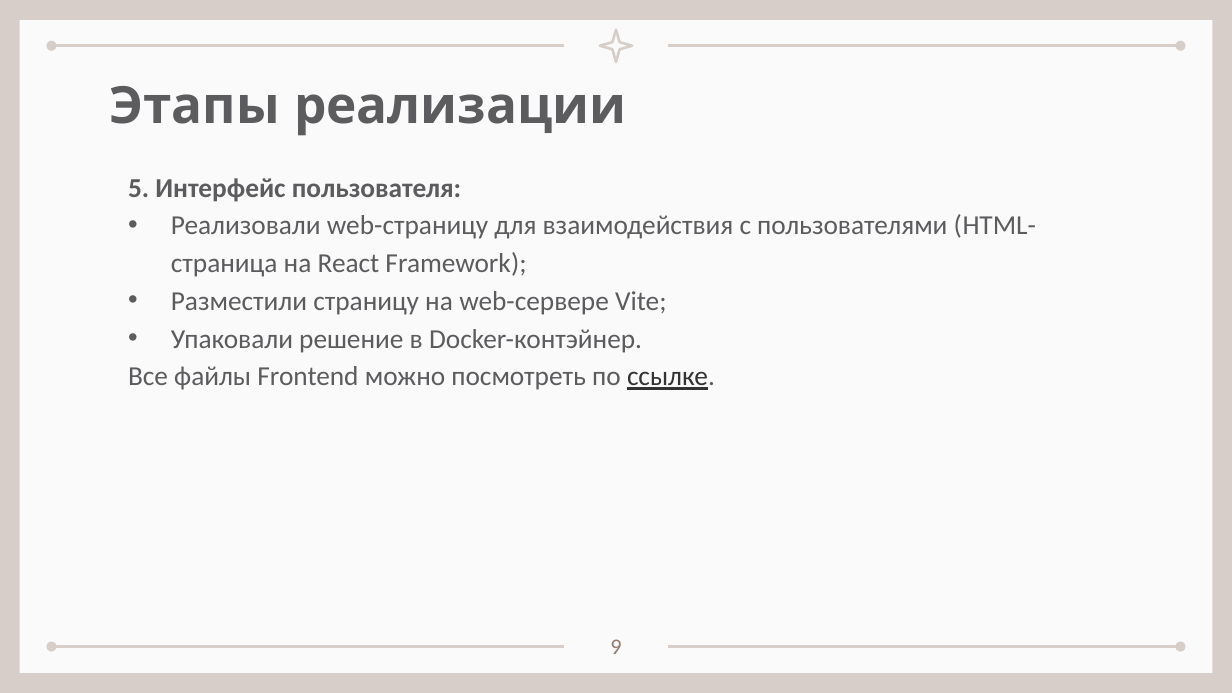
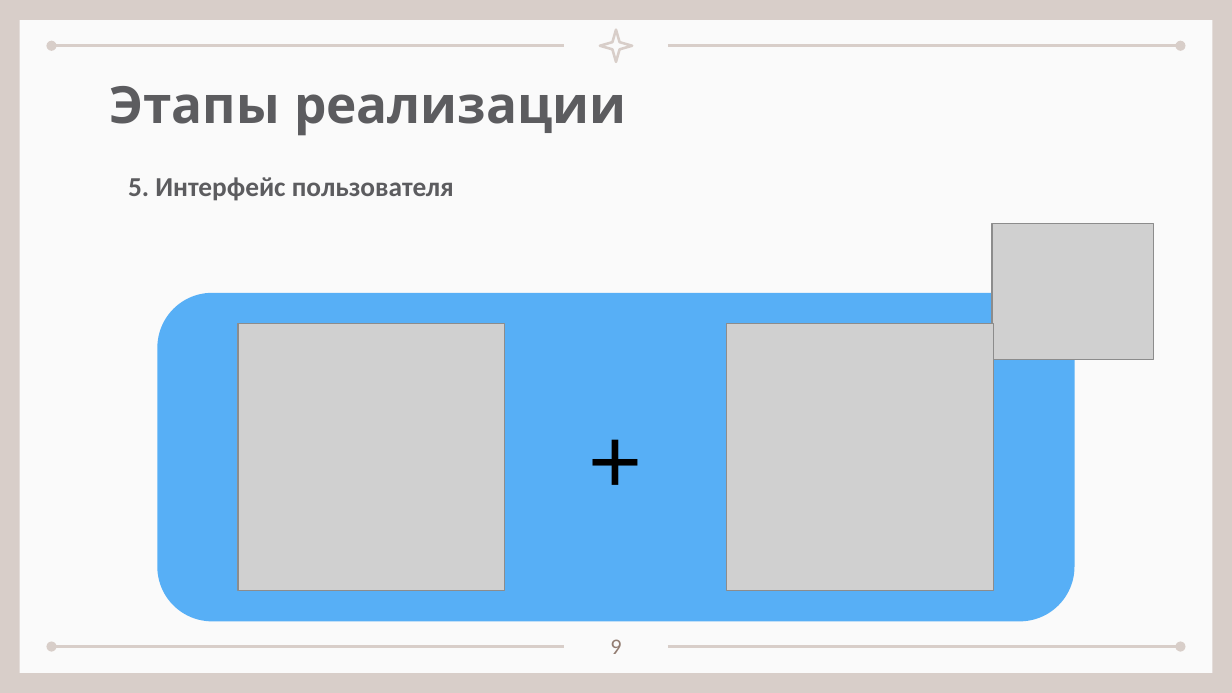
Before and after one commit to sevaTechoPark/BIDVA-hakaton, a slide deck: slide 9 of Защита проекта БИДВА май 2025.pptx. Drawn at 1232x693 pixels with LibreOffice and Linux fonts; fonts in the diff are those of the drawing; grey boxes stand for pictures. Boxes give left, top, right and bottom in pixels: in the first picture for what was removed or moved away, otherwise in the second. Text is boxed around its words. In the diff, an @@ line names an element or a change of style, - is before the commit and + after.

```diff
--- a/Защита проекта БИДВА май 2025.pptx
+++ b/Защита проекта БИДВА май 2025.pptx
@@ text at <box>128,177,454,201</box>: text changed; bold on @@
-5. Интерфейс пользователя:
-• Реализовали web-страницу для взаимодействия с пользователями (HTML-страница на React Framework);
-• Разместили страницу на web-сервере Vite;
-• Упаковали решение в Docker-контэйнер.
-Все файлы Frontend можно посмотреть по ссылке.
+5. Интерфейс пользователя
@@ picture added at <box>992,224,1153,360</box> @@
@@ rounded rectangle added at <box>158,293,1074,622</box>, fill #57AFF6 @@
@@ ellipse added at <box>238,324,505,591</box>, fill #FFFFFF @@
@@ picture added at <box>238,324,505,591</box> @@
@@ picture added at <box>727,324,994,591</box> @@
@@ text added at <box>577,395,655,520</box>, 54 pt, text #000000 @@
++
```
Also in this commit, not shown: 7 other slides changed, 3 slides added, 2 slides removed.
